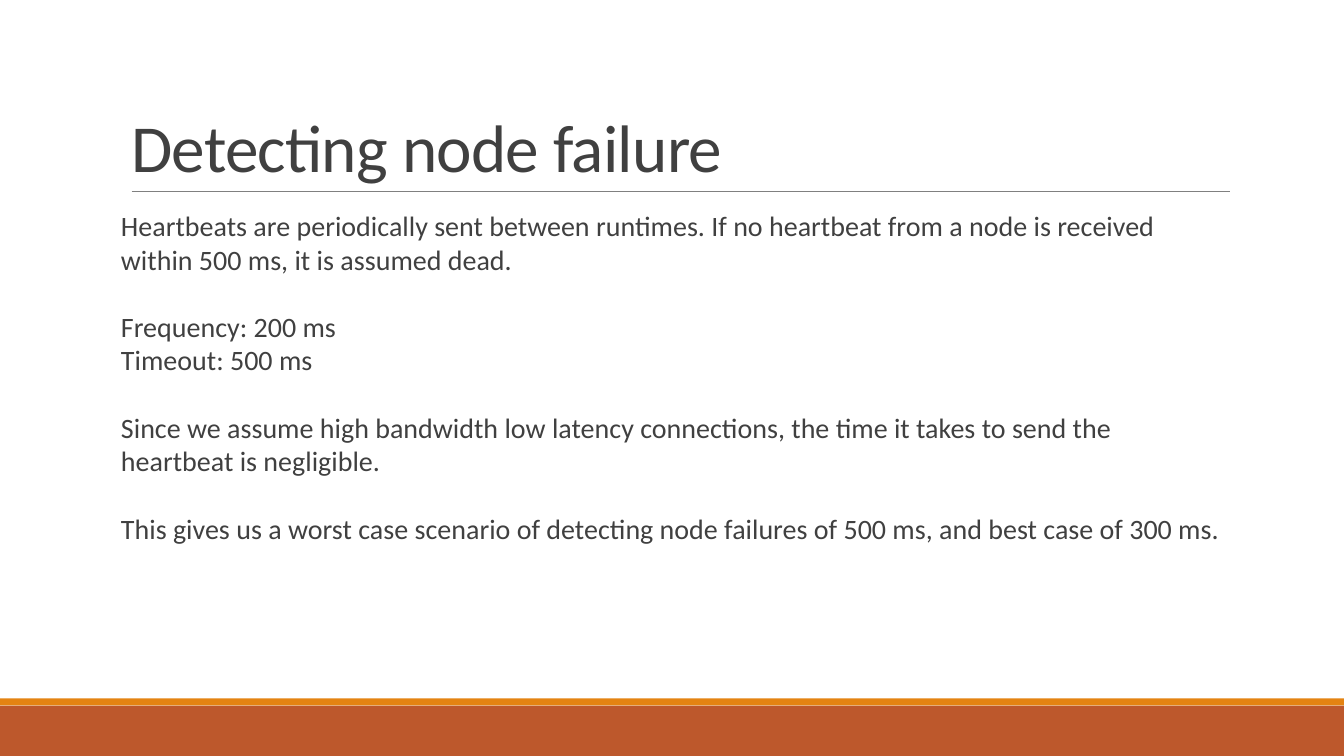
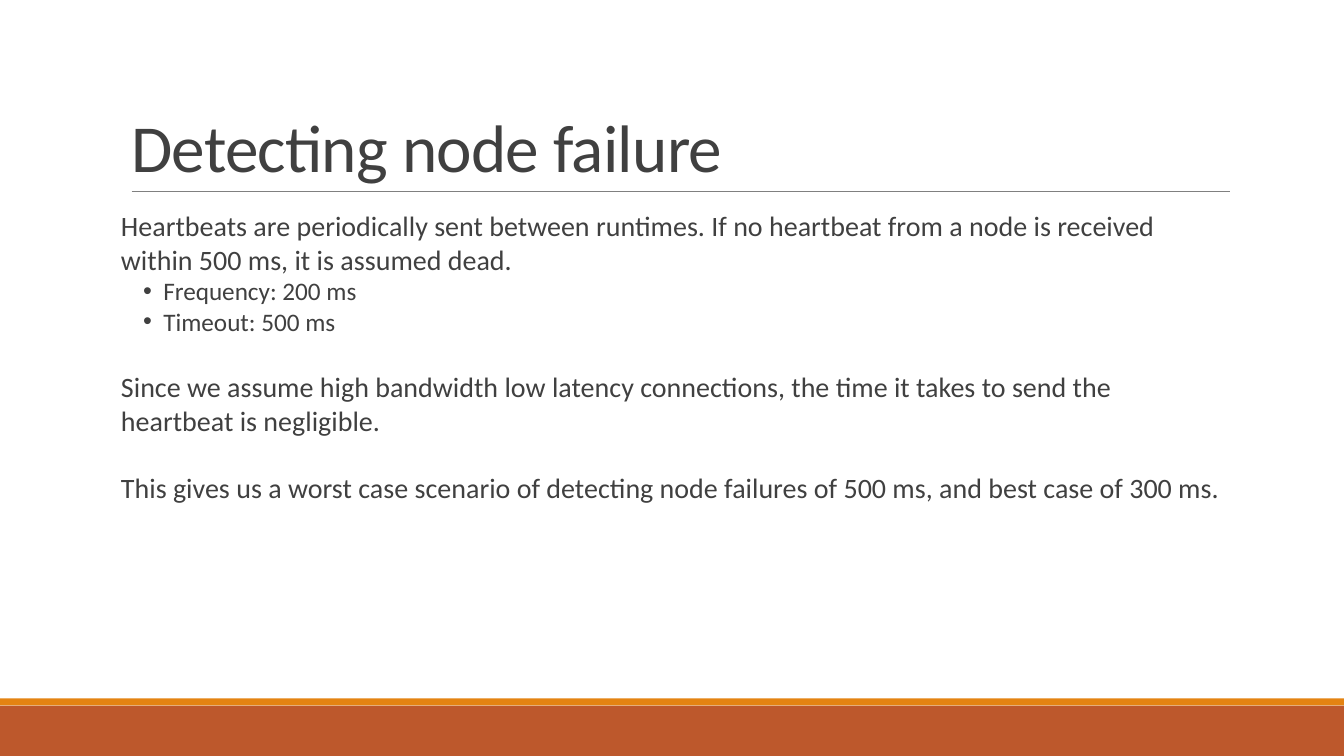
Before and after one commit to PStahl/master_thesis, a slide deck: slide 15 of presentation/presentation.pptx. Drawn at 1344x756 pixels with LibreOffice and Linux fonts; fonts in the diff are those of the drawing. Boxes give left, top, right and bottom in pixels: in the first picture for what was removed or moved away, otherwise in the second. Text is boxed around its words. In the diff, an @@ line names an element or a change of style, - is before the commit and + after.

```diff
--- a/presentation/presentation.pptx
+++ b/presentation/presentation.pptx
@@ text at box(163, 283, 356, 331): size 20 to 18 pt in "Frequency: 200 ms", "Timeout: 500 ms"; bullet none to •; list level 1 to 2 in "Frequency: 200 ms"; list level 1 to 2 in "Timeout: 500 ms" @@
```
Also in this commit, not shown: 9 other slides changed.
